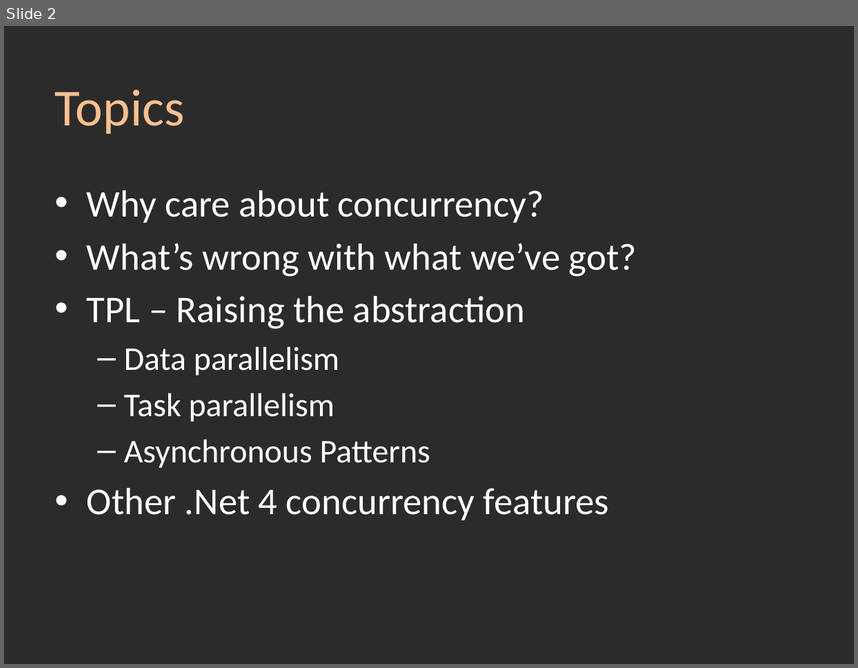
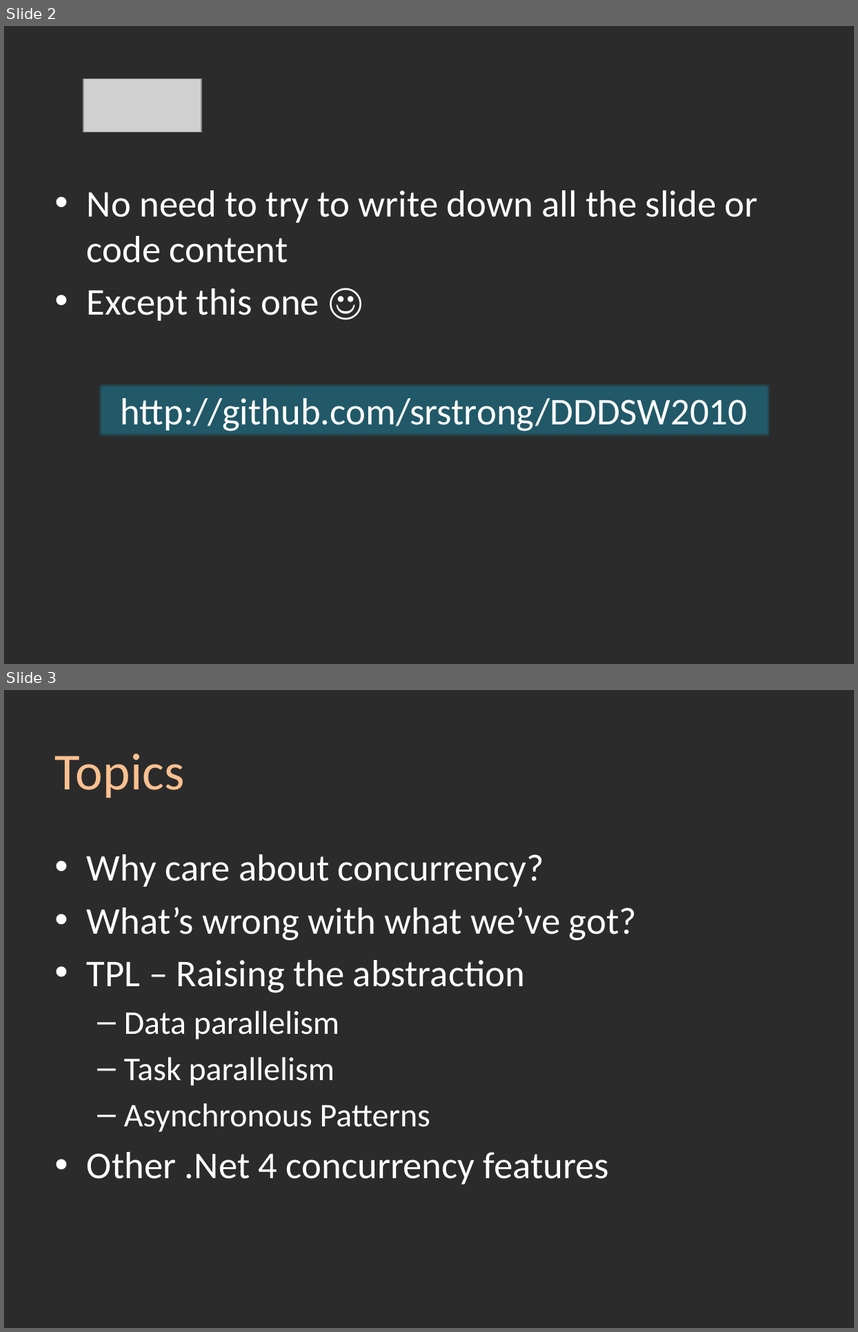
Before and after one commit to srstrong/DDDSW2010, a slide deck: Task Parallel Library.pptx. Shown one above the other, each under a label of ours: slide 2 before the commit, slides 2 and 3 after it. The pictures are 858x668 and 858x1332 pixels, drawn with LibreOffice and Linux fonts; fonts in the diff are those of the drawing; grey boxes stand for pictures; background and template pictures are left out; a plain dark background stands for a picture behind light text. Boxes give left, top, right and bottom in pixels: in the first picture for what was removed or moved away, otherwise in the second. Text is boxed around its words. In the diff, an @@ line names an element or a change of style, - is before the commit and + after.

```diff
--- a/Task Parallel Library.pptx
+++ b/Task Parallel Library.pptx
@@ slide 2 added at <box>4,26,854,664</box>, background picture (left out) @@
@@ picture added at <box>83,78,201,132</box> @@
@@ text added at <box>87,190,758,321</box>, 32 pt, text #FFFFFF @@
+• No need to try to write down all the slide or code content
+• Except this one ☺
@@ rectangle added at <box>98,382,771,437</box>, fill #215968, outline #000000 0.75 pt, 32 pt, text #FFFFFF @@
+http://github.com/srstrong/DDDSW2010
@@ what was slide 2 is now slide 3 @@
```
Also in this commit, not shown: 2 slides changed.
